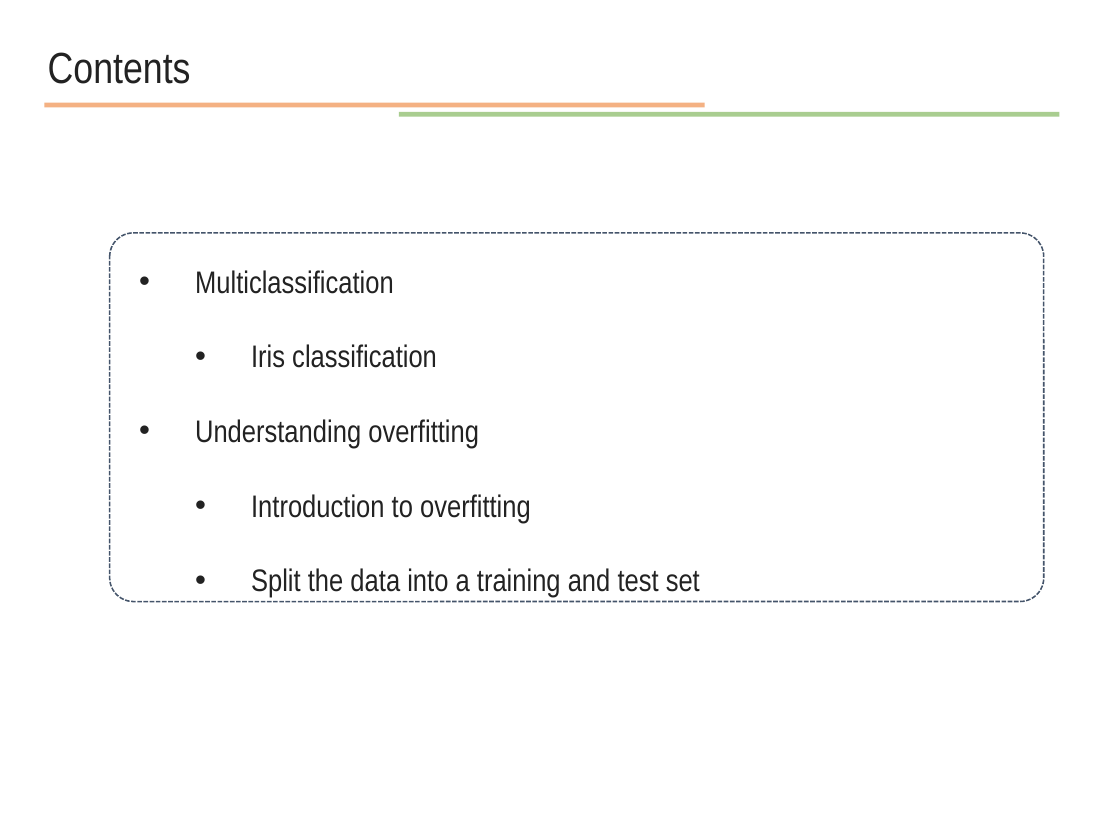
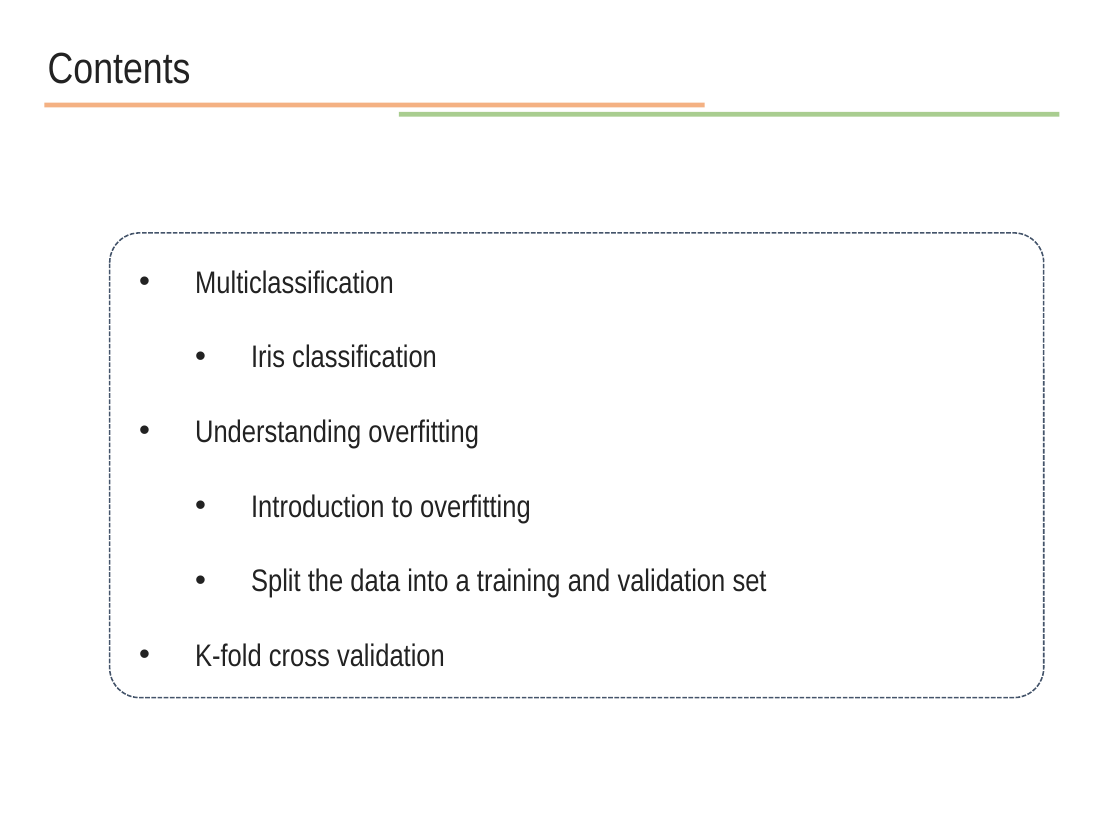
Before and after one commit to JunetaeKim/DeepLearningClass, a slide deck: slide 2 of Week10/week10 Introduction to tensorflow.pptx. Drawn at 1120x840 pixels with LibreOffice and Linux fonts; fonts in the diff are those of the drawing. Boxes give left, top, right and bottom in pixels: in the first picture for what was removed or moved away, otherwise in the second. Text is boxed around its words. In the diff, an @@ line names an element or a change of style, - is before the commit and + after.

```diff
--- a/Week10/week10 Introduction to tensorflow.pptx
+++ b/Week10/week10 Introduction to tensorflow.pptx
@@ rounded rectangle: place and size @@
-rounded rectangle at (110, 233, 1044, 601)
+rounded rectangle at (110, 233, 1044, 698)
@@ text at (195, 568, 767, 667): text changed @@
-  • Split the data into a training and test set
+  • Split the data into a training and validation set
+• K-fold cross validation
```
Also in this commit, not shown: 2 other slides changed, 9 slides added, 4 other files.
